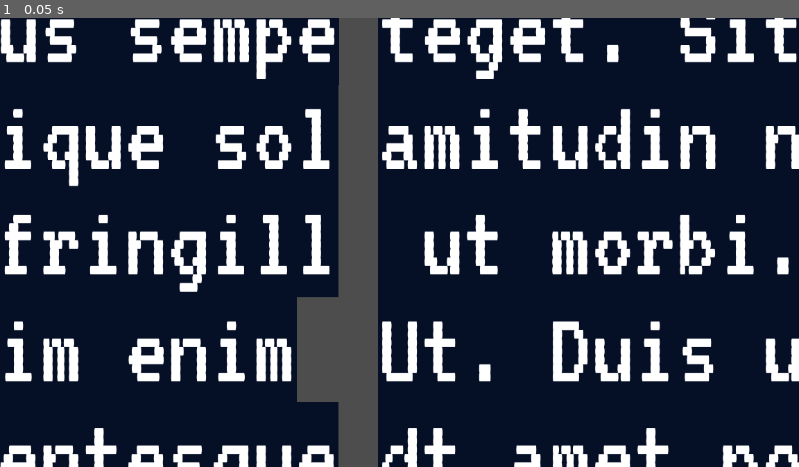
Above: before the commit, frame 1.
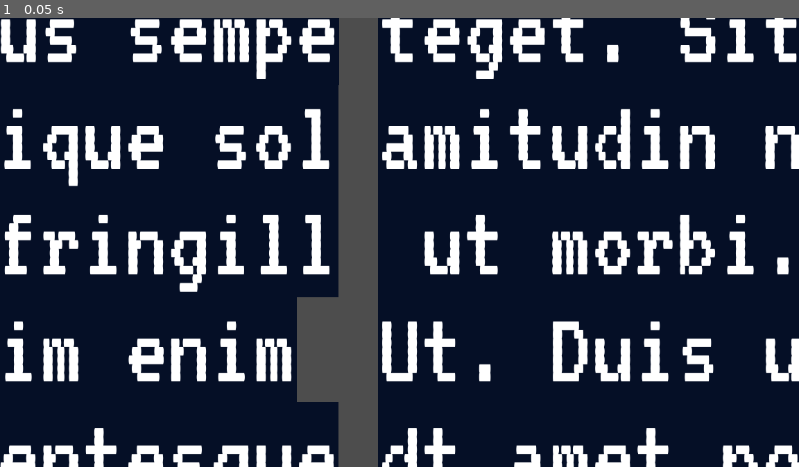
Above: after the commit, the same moment.

Repository: bjornarprytz/discovery
Game: Godot game, scene res://main.tscn
The game is run twice, just before and just after one commit, with the same random seed, the same clock (stepped at 60 frames per second) and the same inputs.
Inputs:
- Up to frame 1 (0.05 s): no input

The runs differ from the first frame. In frame 1, 0.6% of the frame differs, in the area x 0-100%, y 0-38%.

Commit message:
fixed a bug with trailing spaces mucking up the index

Diff:
--- a/src/autoload.gd
+++ b/src/autoload.gd
@@ -28,12 +28,7 @@
 
 func is_visited(idx: int) -> bool:
 	var normalized_idx = normalize_idx(idx)
-	var result = visited[normalized_idx]
-
-	if (result):
-		print(normalized_idx, " is visited")
-
-	return result
+	return visited[normalized_idx]
 
 func get_char_at(idx: int) -> String:
 	var normalized_idx = normalize_idx(idx)
@@ -46,8 +41,6 @@
 	while n < 0:
 		n += corpus.length()
 
-	#if (n != idx):
-		#print ("Normalized ", idx, " to ", n, " because it was outside bounds: ", corpus.length())
 	return n
 
 
--- a/src/logic/text-segment.gd
+++ b/src/logic/text-segment.gd
@@ -31,8 +31,8 @@
 
 func _append_line(idx: int) -> void:
 	var normalized_idx = Autoload.normalize_idx(idx)
+	var is_marking : bool
 
-	var is_marking : bool
 	for pos in range(Autoload.segment_width):
 		var char_idx = normalized_idx + pos
 		var letter = Autoload.get_char_at(char_idx)
@@ -45,7 +45,16 @@
 			is_marking = false
 			pop()
 
+		# Hack to get around trailing spaces being removed in BBCode
+		var is_trailing_space = letter == " " and (pos == 0 or pos == Autoload.segment_width-1)
+
+		if is_trailing_space:
+			letter = "a"
+			push_color(Color.from_hsv(0,0,0,0))
+
 		append_text(letter)
-		print ("letter: (", letter, ")")
+		if (is_trailing_space):
+			pop()
+
 	if (is_marking):
 		pop()
Not shown, added: src/maiD203.tmp
